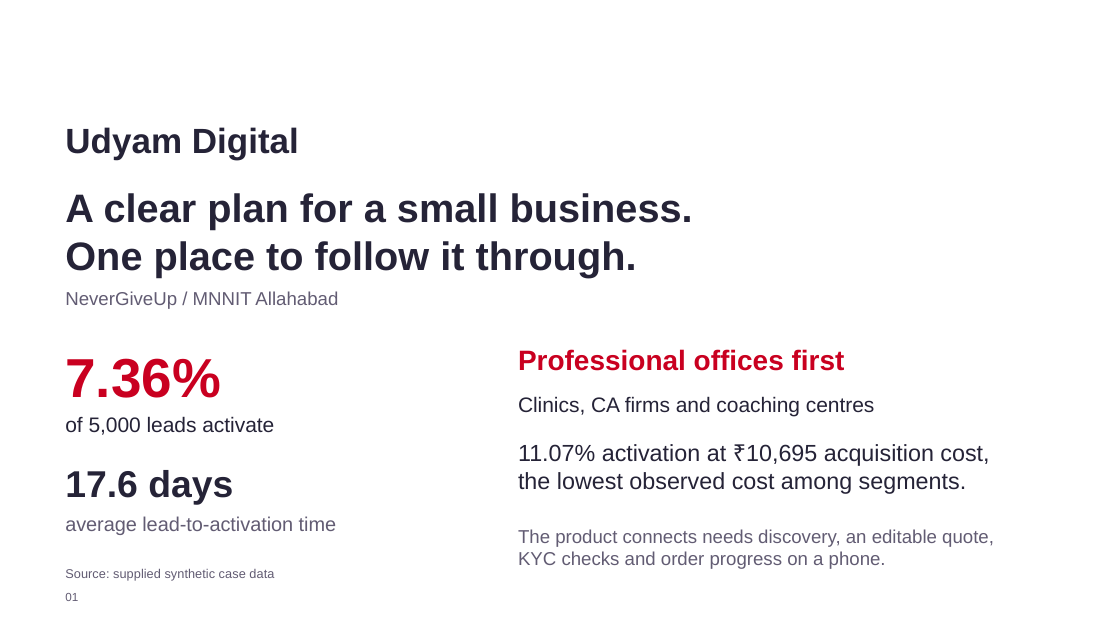
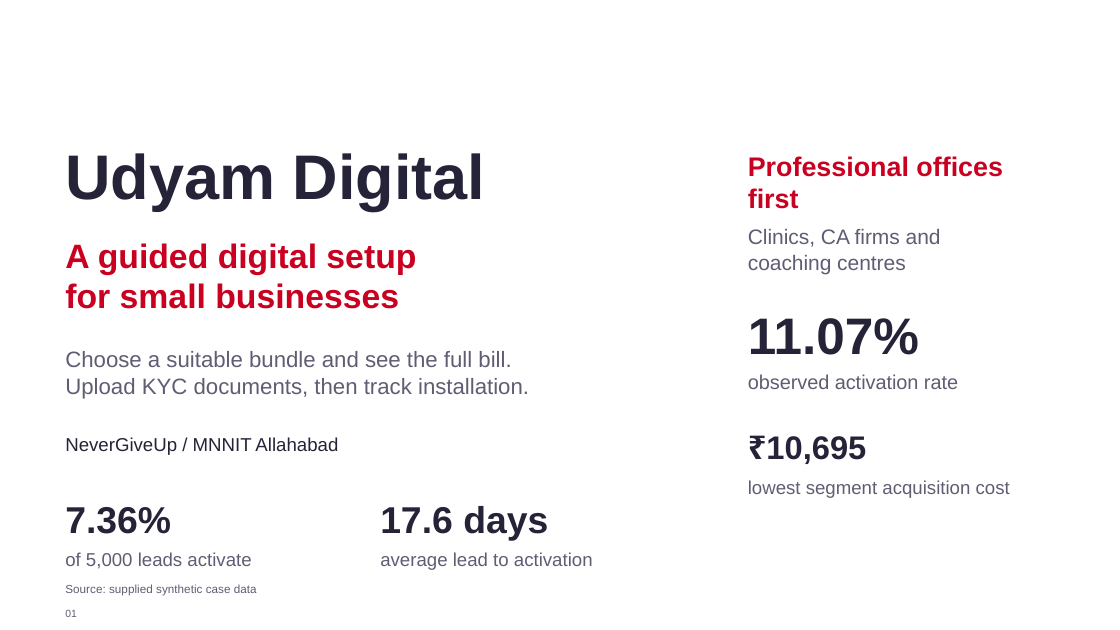
Before and after one commit to aachintya/udyam-digital-airtel-sync-2026, a slide deck: slide 1 of submission/NeverGiveUp_MNNITAllahabad.pptx. Drawn at 1120x630 pixels with LibreOffice and Linux fonts; fonts in the diff are those of the drawing; background and template pictures are left out. Boxes give left, top, right and bottom in pixels: in the first picture for what was removed or moved away, otherwise in the second. Text is boxed around its words. In the diff, an @@ line names an element or a change of style, - is before the commit and + after.

Commit message:
Improve first-slide typography and content hierarchy

```diff
--- a/submission/NeverGiveUp_MNNITAllahabad.pptx
+++ b/submission/NeverGiveUp_MNNITAllahabad.pptx
@@ text "Udyam Digital": place and size @@
-text "Udyam Digital" at box(65, 127, 299, 160)
+text "Udyam Digital" at box(65, 153, 485, 210)
@@ text "Udyam Digital" at box(65, 153, 485, 210): size 22.5 to 40.5 pt @@
@@ text "Professional offices first": place and size @@
-text "Professional offices first" at box(518, 349, 845, 371)
+text "Professional offices first" at box(748, 156, 1003, 209)
@@ text "Professional offices first" at box(748, 156, 1003, 209): size 18 to 17.2 pt @@
@@ text removed at box(65, 193, 693, 278) @@
-A clear plan for a small business.
-One place to follow it through.
@@ text at box(748, 229, 941, 274): text changed; text colour #252337 to #625C73 @@
-Clinics, CA firms and coaching centres
+Clinics, CA firms and
+coaching centres
@@ text added at box(65, 243, 416, 309), 21.8 pt, text #C90020, bold @@
+A guided digital setup
+for small businesses
@@ text added at box(748, 318, 919, 355), 33 pt, text #252337, bold @@
+11.07%
@@ text added at box(65, 351, 529, 399), 14.2 pt, text #625C73 @@
+Choose a suitable bundle and see the full bill.
+Upload KYC documents, then track installation.
@@ text added at box(748, 374, 958, 389), 12.8 pt, text #625C73 @@
+observed activation rate
@@ text "NeverGiveUp / MNNIT Allahabad": place and size @@
-text "NeverGiveUp / MNNIT Allahabad" at box(65, 291, 338, 309)
+text "NeverGiveUp / MNNIT Allahabad" at box(65, 437, 338, 455)
@@ text "NeverGiveUp / MNNIT Allahabad" at box(65, 437, 338, 455): text colour #625C73 to #252337 @@
@@ text removed at box(518, 444, 989, 494) @@
-11.07% activation at ₹10,695 acquisition cost,
-the lowest observed cost among segments.
@@ text added at box(766, 436, 866, 464), 21 pt, text #252337, bold @@
+₹10,695
@@ text "7.36%": place and size @@
-text "7.36%" at box(65, 358, 221, 398)
+text "7.36%" at box(65, 507, 171, 534)
@@ text "7.36%" at box(65, 507, 171, 534): size 35.2 to 24 pt, text colour #C90020 to #252337 @@
@@ text "17.6 days": place and size @@
-text "17.6 days" at box(65, 470, 233, 504)
+text "17.6 days" at box(380, 506, 548, 540)
@@ text added at box(748, 480, 1010, 498), 12 pt, text #625C73 @@
+lowest segment acquisition cost
@@ text removed at box(518, 529, 994, 569) @@
-The product connects needs discovery, an editable quote,
-KYC checks and order progress on a phone.
@@ text "of 5,000 leads activate": place and size @@
-text "of 5,000 leads activate" at box(65, 416, 274, 435)
+text "of 5,000 leads activate" at box(65, 552, 251, 569)
@@ text "of 5,000 leads activate" at box(65, 552, 251, 569): size 13.5 to 12 pt, text colour #252337 to #625C73 @@
@@ text at box(380, 552, 593, 570): text changed; size 12.8 to 12 pt @@
-average lead-to-activation time
+average lead to activation
@@ text "Source: supplied synthetic case data": place and size @@
-text "Source: supplied synthetic case data" at box(65, 569, 274, 581)
+text "Source: supplied synthetic case data" at box(65, 584, 257, 596)
@@ text "Source: supplied synthetic case data" at box(65, 584, 257, 596): size 8.2 to 7.5 pt @@
@@ text "01": place and size @@
-text "01" at box(65, 593, 78, 601)
+text "01" at box(65, 610, 77, 617)
@@ text "01" at box(65, 610, 77, 617): size 7.5 to 6.8 pt @@
```
Also in this commit, not shown: 1 other file.
